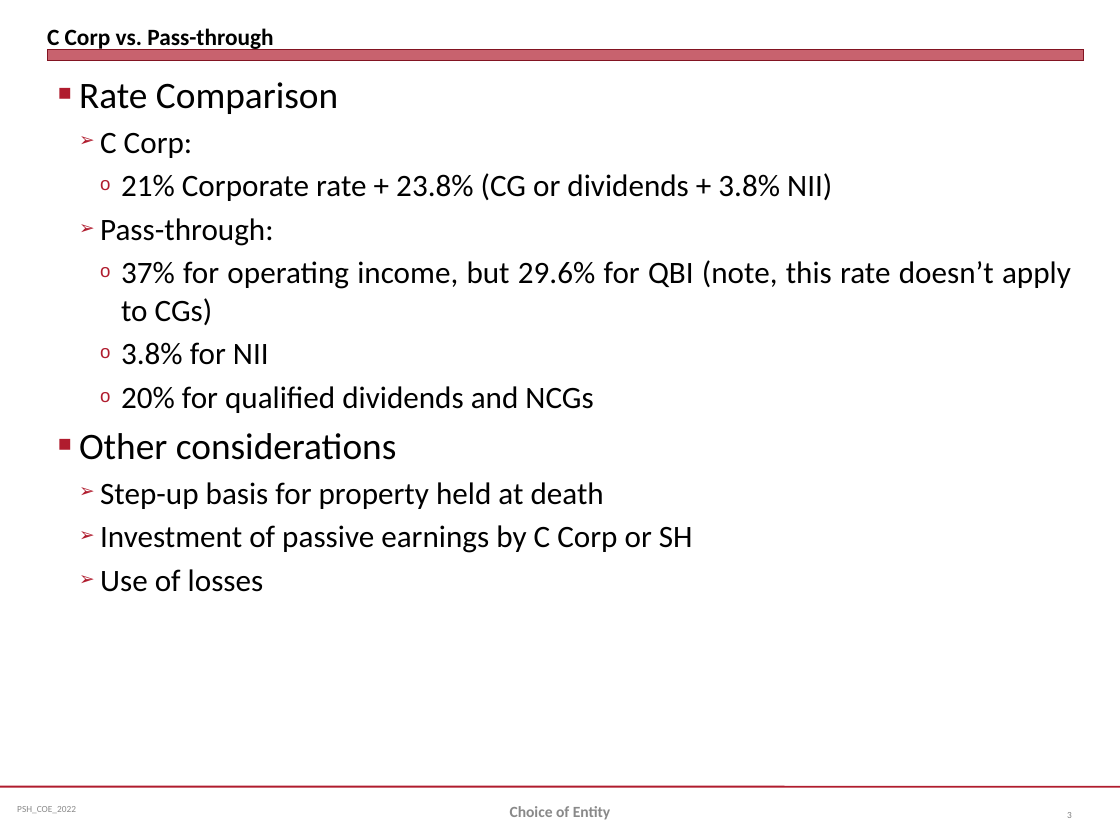
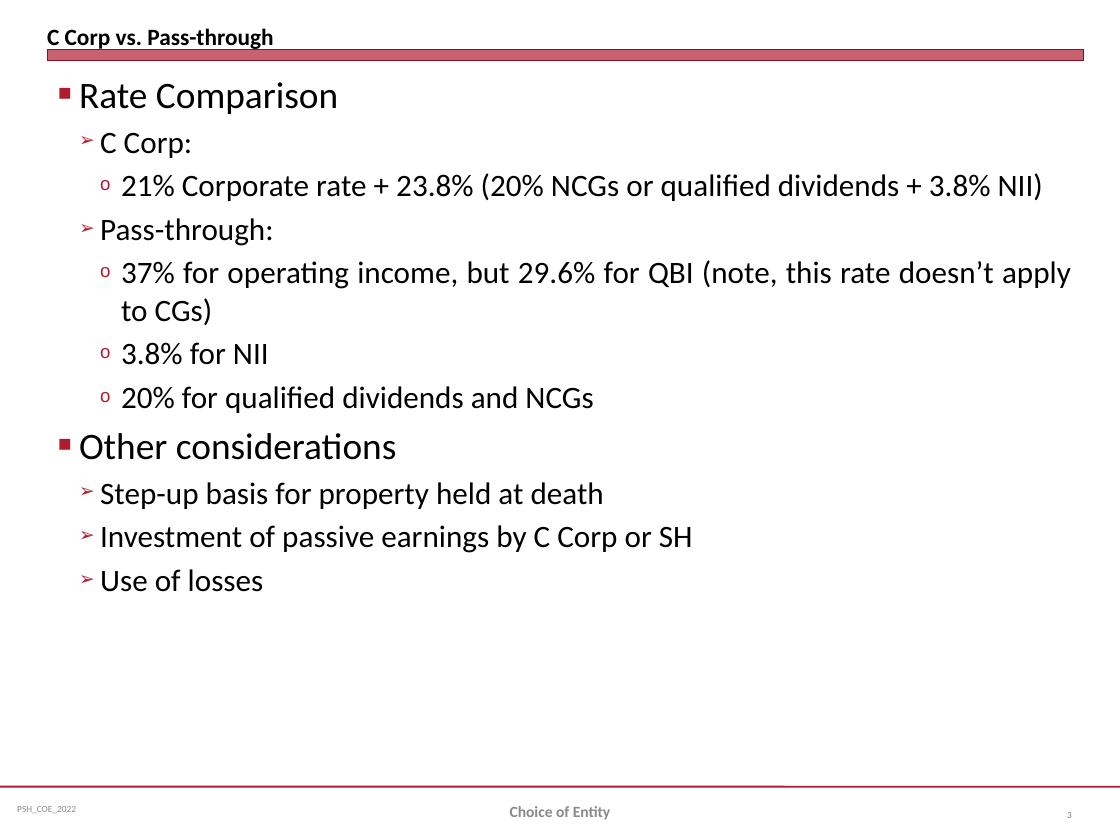
Before and after one commit to jmc877/Partnership-Tax, a slide deck: slide 3 of slides/PSH_COEntity_2022.pptx. Drawn at 1120x840 pixels with LibreOffice and Linux fonts; fonts in the diff are those of the drawing. Boxes give left, top, right and bottom in pixels: in the first picture for what was removed or moved away, otherwise in the second. Text is boxed around its words. In the diff, an @@ line names an element or a change of style, - is before the commit and + after.

```diff
--- a/slides/PSH_COEntity_2022.pptx
+++ b/slides/PSH_COEntity_2022.pptx
@@ text at box(121, 173, 1043, 201): text changed @@
-    o 21% Corporate rate + 23.8% (CG or dividends + 3.8% NII)
+    o 21% Corporate rate + 23.8% (20% NCGs or qualified dividends + 3.8% NII)
```
Also in this commit, not shown: 2 other slides changed, 2 other files.
